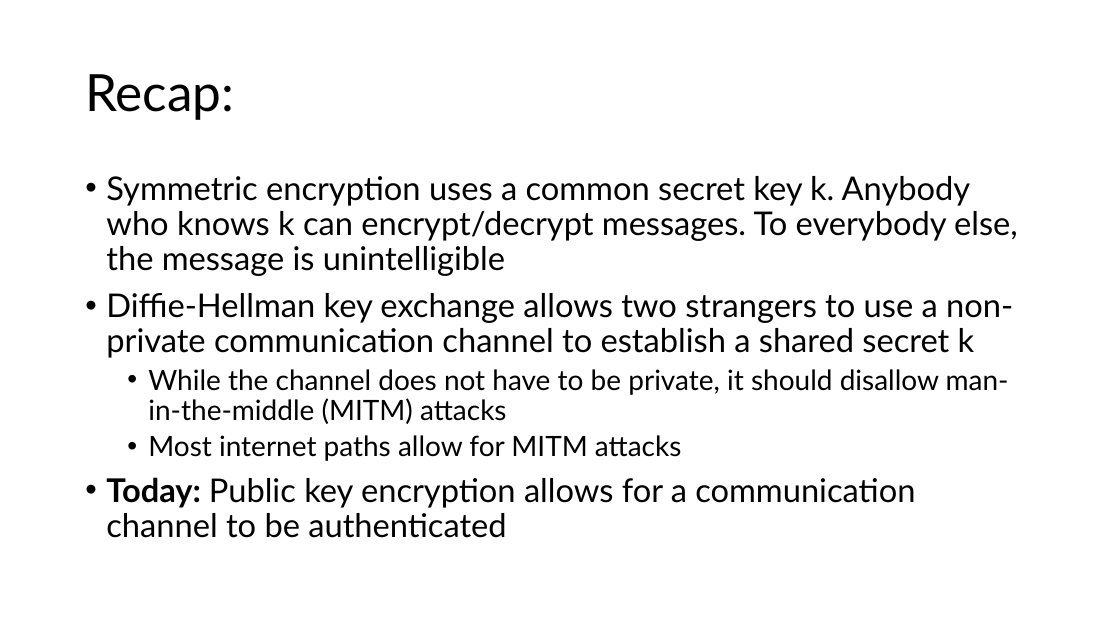
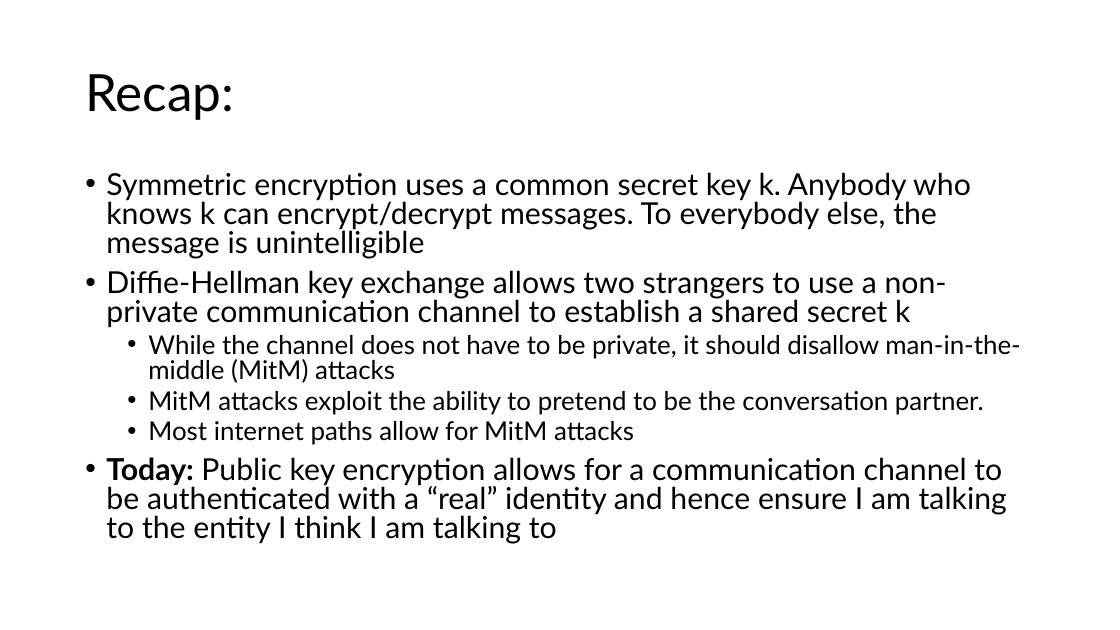
Before and after one commit to venkatarun95/mit_page, a slide deck: slide 2 of f25/assets/slides/lec20-security-crypto-2.pptx. Drawn at 1120x630 pixels with LibreOffice and Linux fonts; fonts in the diff are those of the drawing. Boxes give left, top, right and bottom in pixels: in the first picture for what was removed or moved away, otherwise in the second. Text is boxed around its words. In the diff, an @@ line names an element or a change of style, - is before the commit and + after.

Commit message:
lec 21

```diff
--- a/f25/assets/slides/lec20-security-crypto-2.pptx
+++ b/f25/assets/slides/lec20-security-crypto-2.pptx
@@ text at [106,172,971,328]: size 28 to 25.9 pt in "Symmetric encryption uses a common secret key ...", "Diffie-Hellman key exchange allows two strangers to ..."; line spacing 0.9 to 0.8 @@
@@ text at [106,335,1020,544]: text changed; size 24 to 22.2 pt @@
-  • While the channel does not have to be private, it should disallow man-in-the-middle (MITM) attacks
-  • Most internet paths allow for MITM attacks
-• Today: Public key encryption allows for a communication channel to be authenticated
+  • While the channel does not have to be private, it should disallow man-in-the-middle (MitM) attacks
+  • MitM attacks exploit the ability to pretend to be the conversation partner.
+  • Most internet paths allow for MitM attacks
+• Today: Public key encryption allows for a communication channel to be authenticated with a “real” identity and hence ensure I am talking to the entity I think I am talking to
```
Also in this commit, not shown: 4 other slides changed.
